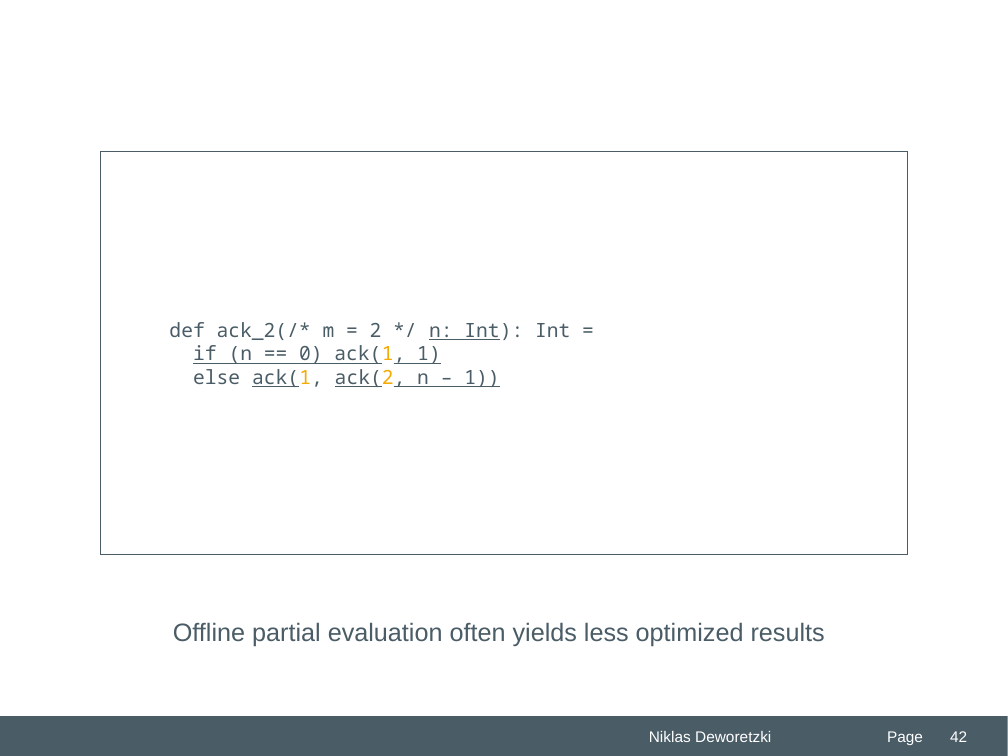
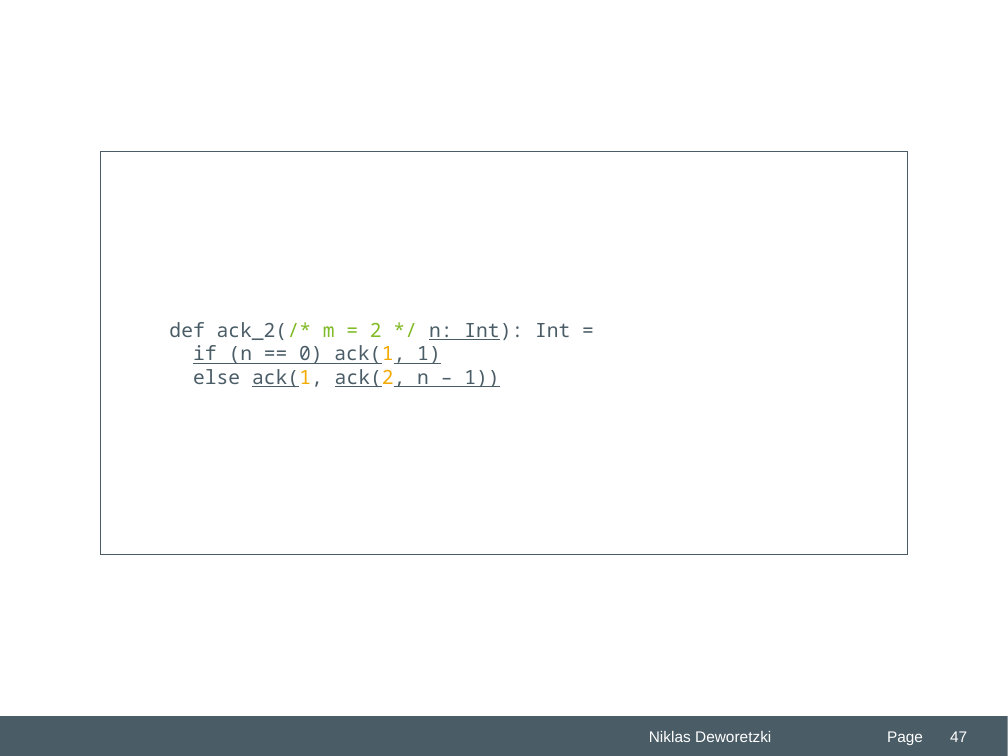
Before and after one commit to Niklas-Deworetzki/thm-masterseminar, a slide deck: slide 47 of paper/presentation/THM-Praesentation-FB06-MNI.odp (slide 42 before the commit). Drawn at 1008x756 pixels with LibreOffice and Linux fonts; fonts in the diff are those of the drawing; background and template pictures are left out. Boxes give left, top, right and bottom in pixels: in the first picture for what was removed or moved away, otherwise in the second. Text is boxed around its words. In the diff, an @@ line names an element or a change of style, - is before the commit and + after.

```diff
--- a/paper/presentation/THM-Praesentation-FB06-MNI.odp
+++ b/paper/presentation/THM-Praesentation-FB06-MNI.odp
@@ text in rectangle at [169, 322, 570, 340]: text colour #4A5C66 to #80BA24 in "ack_2(/* m = 2 */" @@
@@ text removed at [173, 622, 825, 647] @@
-Offline partial evaluation often yields less optimized results
@@ page number at [950, 731, 967, 742]: text changed @@
-42
+47
```
Also in this commit, not shown: 5 other slides changed, 6 slides added, 2 other files.
